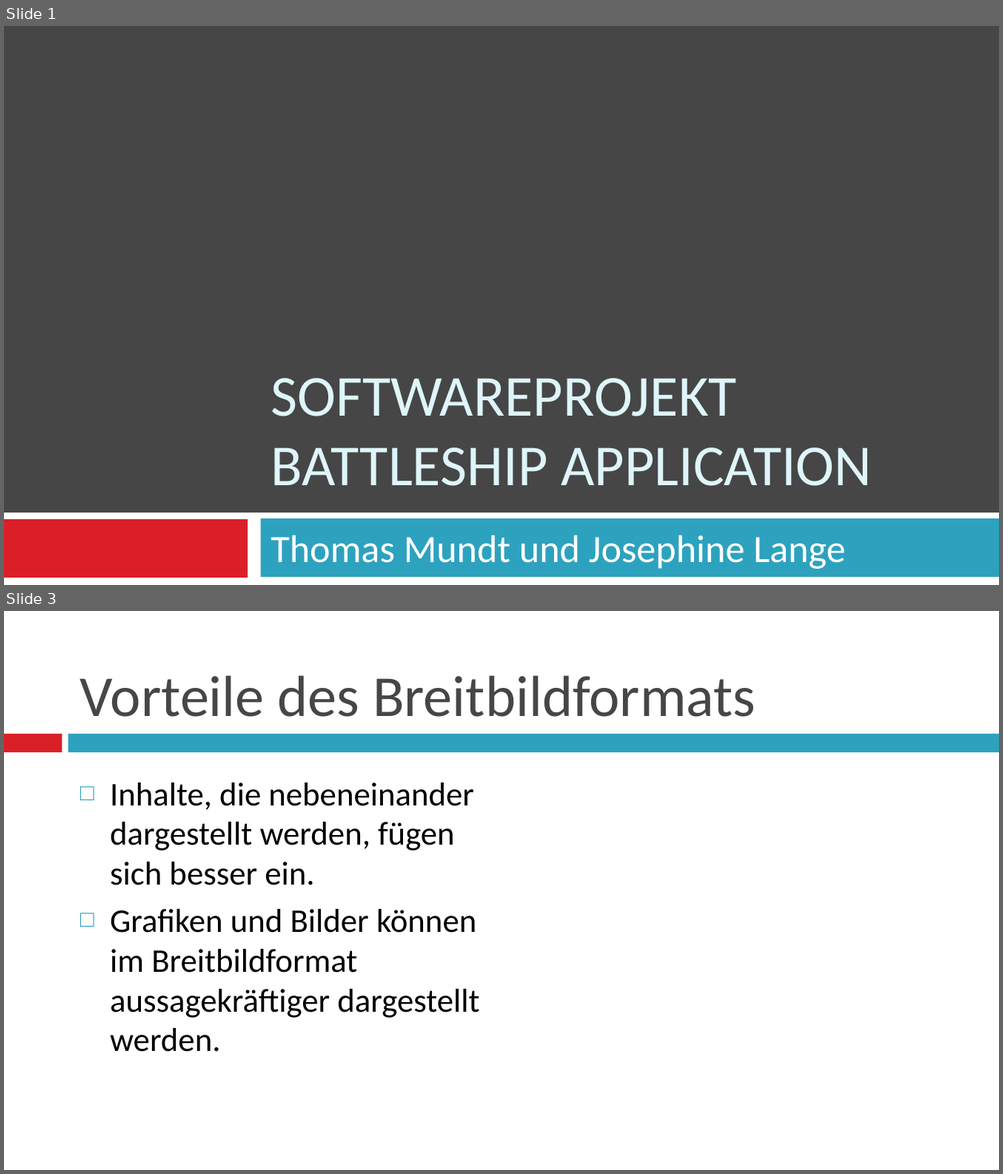
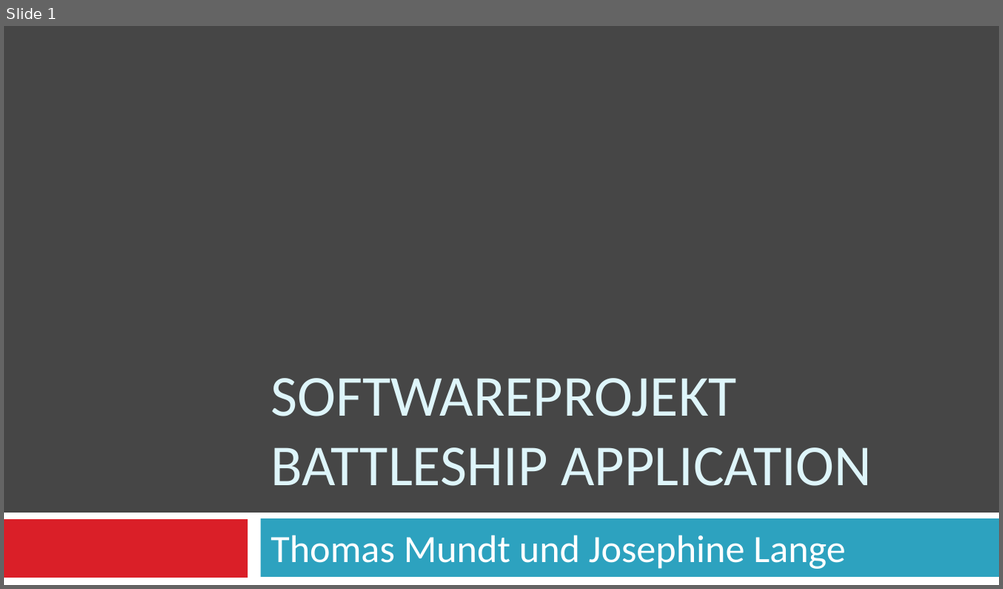
Before and after one commit to tmundt/battleship-app, a slide deck: battleship-android/Softwareprojekt_präsi.pptx. Shown one above the other, each under a label of ours: slides 1 and 3 before the commit, slide 1 after it; the slides between them are not shown. The pictures are 1003x1174 and 1003x589 pixels, drawn with LibreOffice and Linux fonts; fonts in the diff are those of the drawing. Boxes give left, top, right and bottom in pixels: in the first picture for what was removed or moved away, otherwise in the second. Text is boxed around its words. In the diff, an @@ line names an element or a change of style, - is before the commit and + after.

```diff
--- a/battleship-android/Softwareprojekt_präsi.pptx
+++ b/battleship-android/Softwareprojekt_präsi.pptx
@@ slide 3 removed at (4, 611, 999, 1170), background #FFFFFF @@
@@ title removed at (80, 675, 755, 717) @@
-Vorteile des Breitbildformats
@@ rectangle removed at (4, 735, 62, 753) @@
@@ rectangle removed at (68, 735, 999, 753) @@
@@ text removed at (110, 783, 479, 1052) @@
-  □ Inhalte, die nebeneinander dargestellt werden, fügen sich besser ein.
-  □ Grafiken und Bilder können im Breitbildformat aussagekräftiger dargestellt werden.
```
Also in this commit, not shown: 1 slide changed, 6 slides added, 3 other slides removed, 2 other files.
